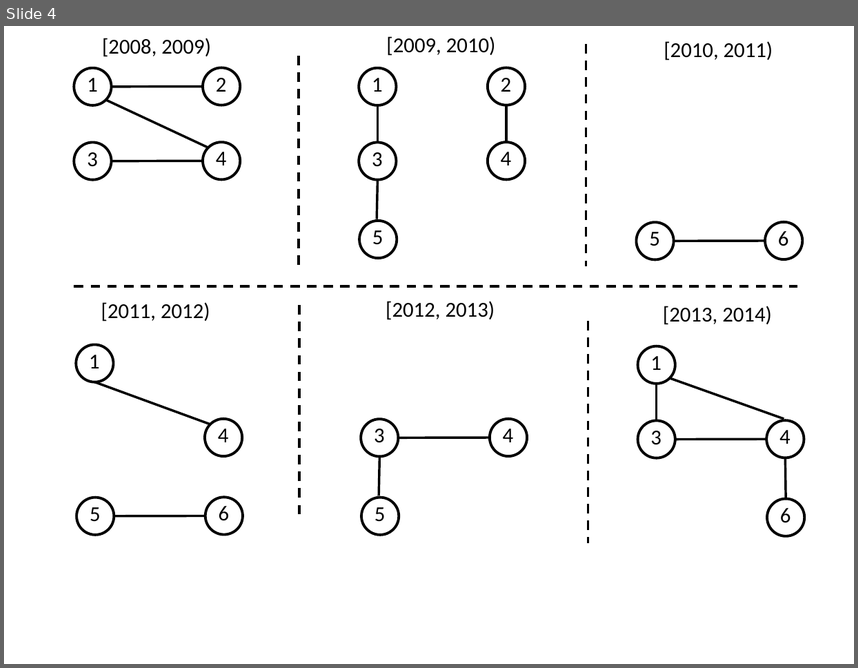
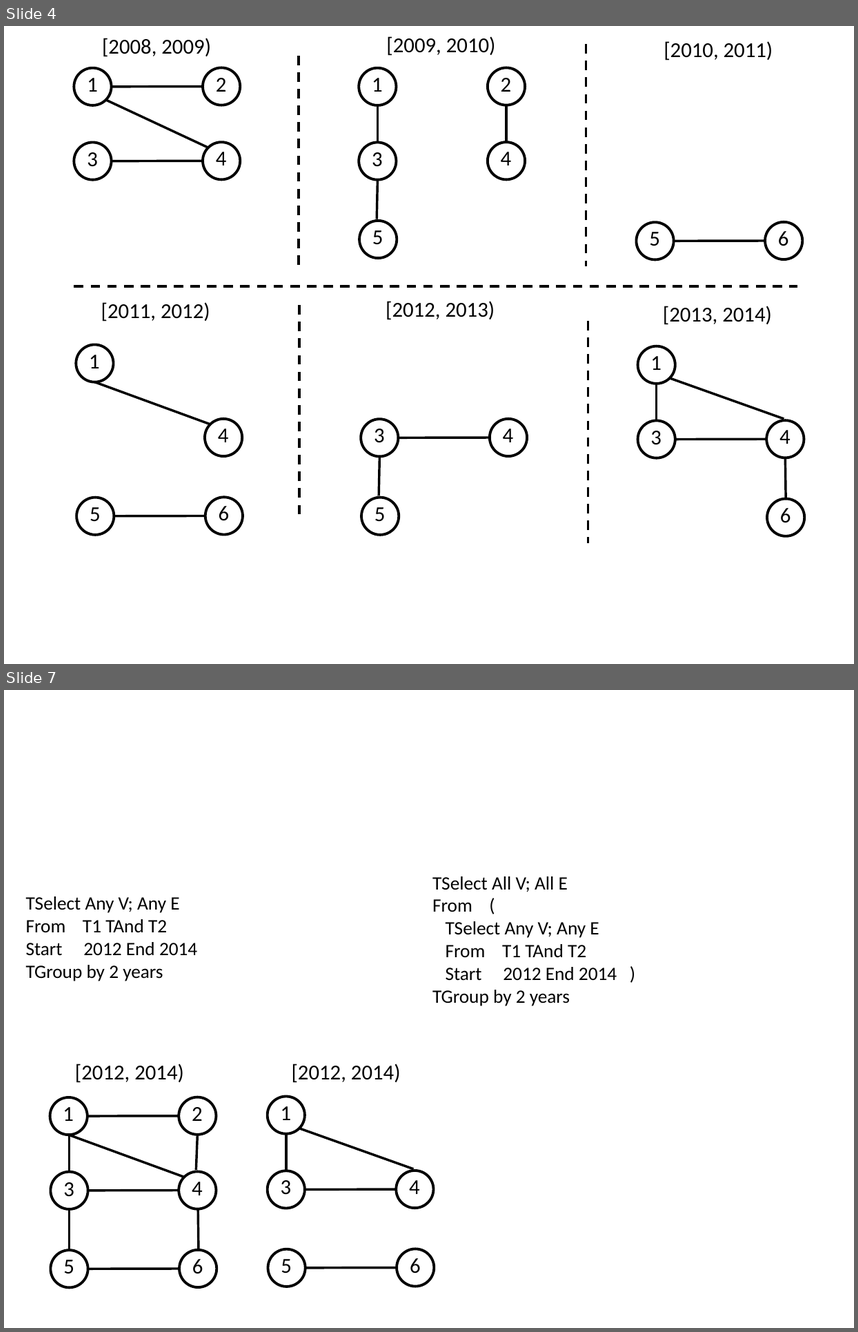
Before and after one commit to PortalDB/portal, a slide deck: paper/sigmod2016/figs/figures.pptx. Shown one above the other, each under a label of ours: slide 4 before the commit, slides 4 and 7 after it; the slides between them are not shown. The pictures are 858x668 and 858x1332 pixels, drawn with LibreOffice and Linux fonts; fonts in the diff are those of the drawing. Boxes give left, top, right and bottom in pixels: in the first picture for what was removed or moved away, otherwise in the second. Text is boxed around its words. In the diff, an @@ line names an element or a change of style, - is before the commit and + after.

```diff
--- a/paper/sigmod2016/figs/figures.pptx
+++ b/paper/sigmod2016/figs/figures.pptx
@@ slide 7 added at (4, 690, 854, 1328), background #FFFFFF @@
@@ text added at (26, 896, 197, 981), 16 pt, text #000000 @@
+TSelect Any V; Any E
+From T1 TAnd T2
+Start 2012 End 2014
+TGroup by 2 years
@@ text added at (432, 876, 617, 1006), 16 pt, text #000000 @@
+TSelect All V; All E
+From (
+TSelect Any V; Any E
+From T1 TAnd T2
+Start 2012 End 2014 )
+TGroup by 2 years
@@ group added at (268, 1063, 434, 1286): 6 texts, 5 ellipses, 4 lines @@
+1
+3
+4
+5
+6
+[2012, 2014)
@@ group added at (50, 1063, 217, 1287): 8 lines, 7 texts, 6 ellipses @@
+1
+2
+4
+5
+6
+[2012, 2014)
+3
```
Also in this commit, not shown: 3 other slides added, 4 other files.
